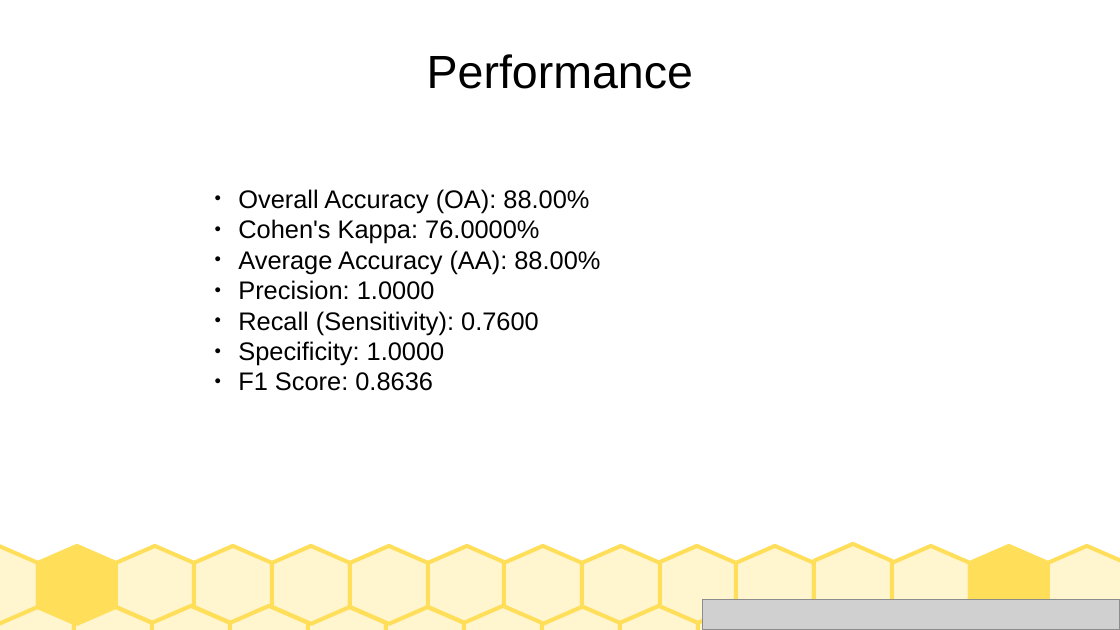
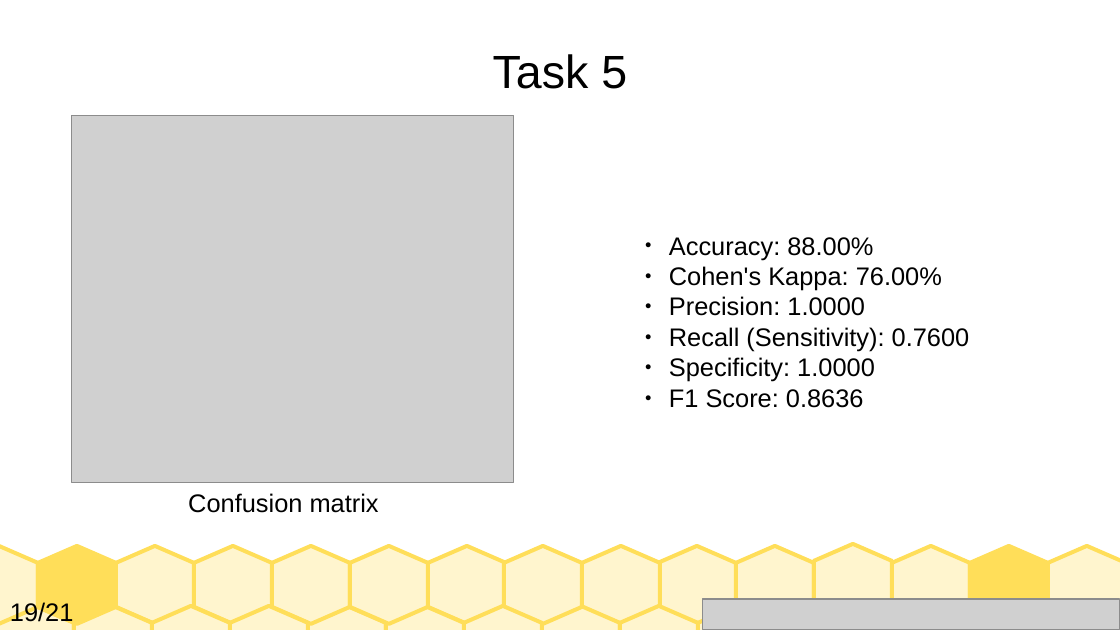
Before and after one commit to AsadullahGalib007/QML-for-Conspicuity-Detection-in-Production, a slide deck: slide 19 of project-presentation.odp (slide 10 before the commit). Drawn at 1120x630 pixels with LibreOffice and Linux fonts; fonts in the diff are those of the drawing; grey boxes stand for pictures. Boxes give left, top, right and bottom in pixels: in the first picture for what was removed or moved away, otherwise in the second. Text is boxed around its words. In the diff, an @@ line names an element or a change of style, - is before the commit and + after.

```diff
--- a/project-presentation.odp
+++ b/project-presentation.odp
@@ title at [493, 54, 627, 89]: text changed @@
-Performance
+Task 5
@@ picture added at [71, 115, 513, 483] @@
@@ text "Accuracy: 88.00%": place and size @@
-text "Accuracy: 88.00%" at [238, 189, 600, 391]
+text "Accuracy: 88.00%" at [669, 237, 970, 408]
@@ text at [669, 237, 942, 291]: text changed @@
-● Overall Accuracy (OA): 88.00%
-● Cohen's Kappa: 76.0000%
-● Average Accuracy (AA): 88.00%
+● Accuracy: 88.00%
+● Cohen's Kappa: 76.00%
@@ text added at [188, 493, 379, 513], 18 pt, text #000000 @@
+Confusion matrix
@@ text added at [10, 601, 74, 627], 18 pt, text #000000 @@
+19/21
```
Also in this commit, not shown: 1 other slide changed, 18 slides added, 7 slides removed.
